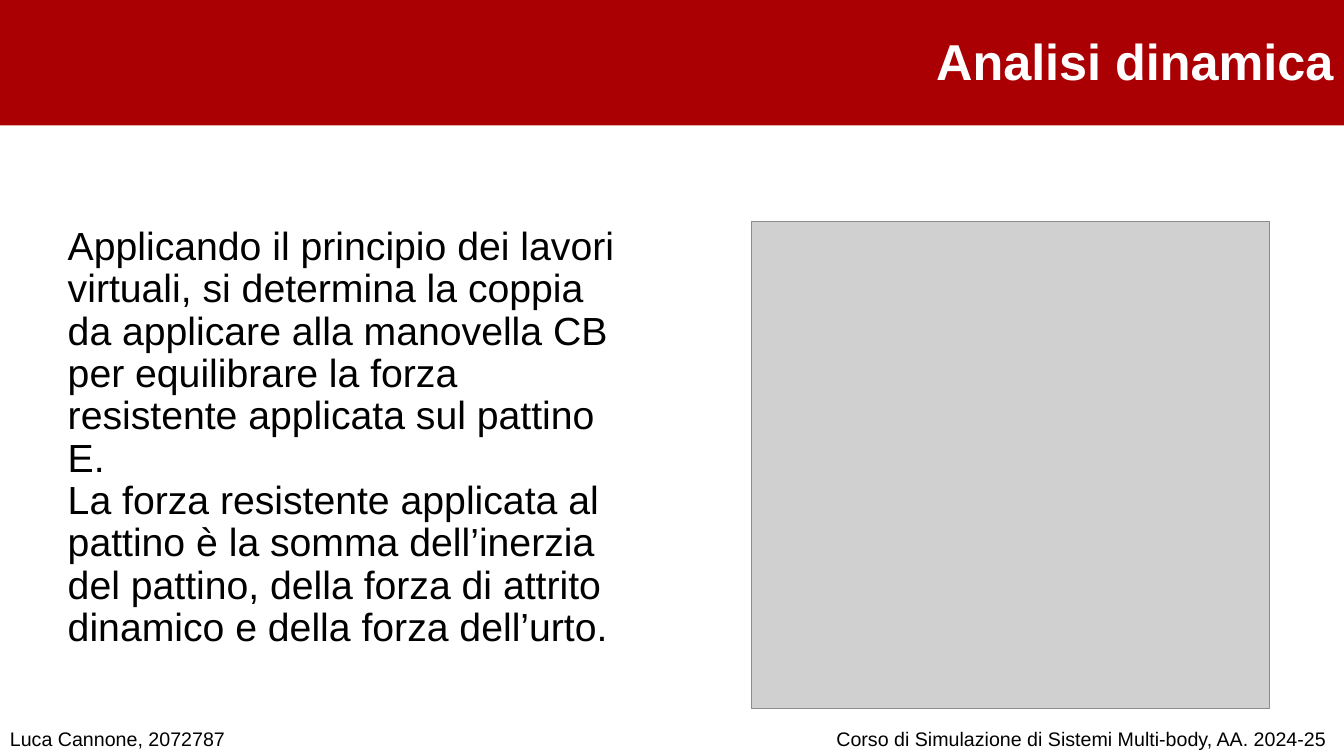
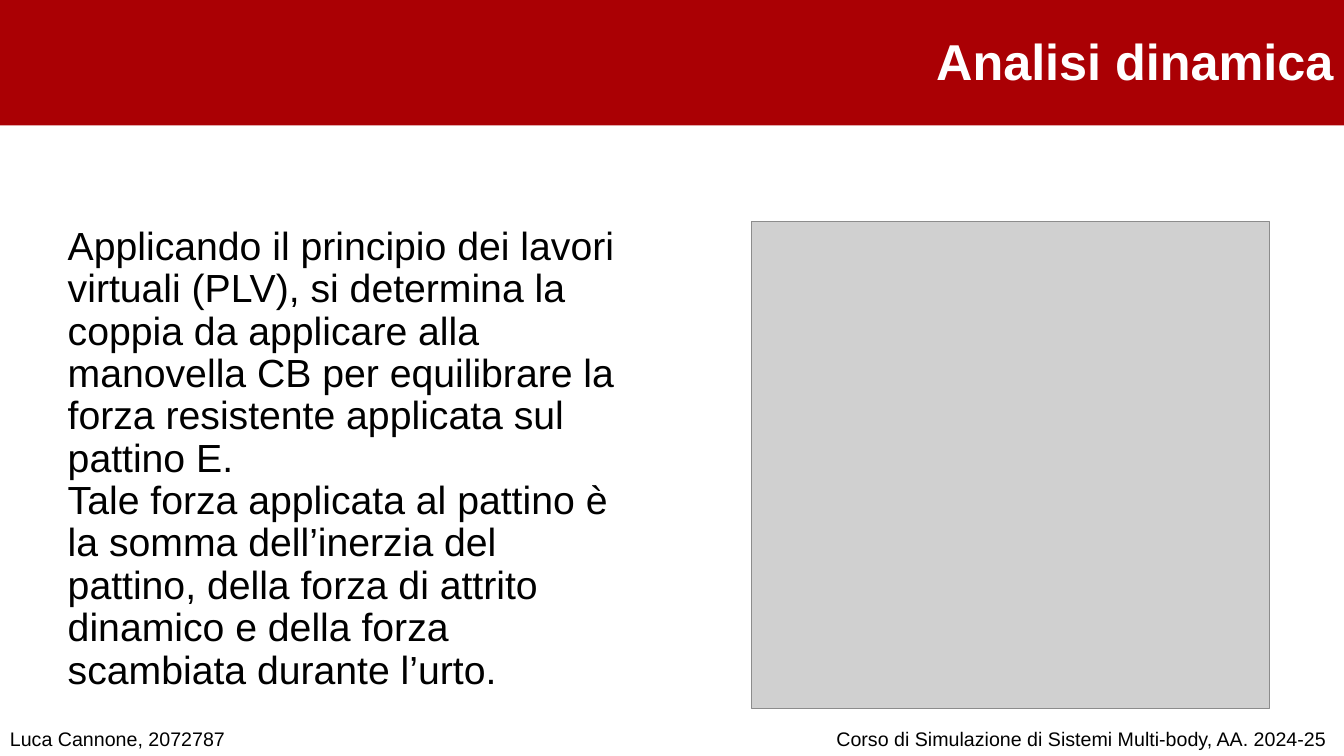
Before and after one commit to cannoneluca/Progetto_Simulazione_MultiBody, a slide deck: slide 8 of Presentazione .pptx. Drawn at 1344x756 pixels with LibreOffice and Linux fonts; fonts in the diff are those of the drawing; grey boxes stand for pictures; background and template pictures are left out. Boxes give left, top, right and bottom in pixels: in the first picture for what was removed or moved away, otherwise in the second. Text is boxed around its words. In the diff, an @@ line names an element or a change of style, - is before the commit and + after.

```diff
--- a/Presentazione .pptx
+++ b/Presentazione .pptx
@@ text at [68,231,614,685]: text changed @@
-Applicando il principio dei lavori virtuali, si determina la coppia da applicare alla manovella CB per equilibrare la forza resistente applicata sul pattino E.
-La forza resistente applicata al pattino è la somma dell’inerzia del pattino, della forza di attrito dinamico e della forza dell’urto.
+Applicando il principio dei lavori virtuali (PLV), si determina la coppia da applicare alla manovella CB per equilibrare la forza resistente applicata sul pattino E.
+Tale forza applicata al pattino è la somma dell’inerzia del pattino, della forza di attrito dinamico e della forza scambiata durante l’urto.
```
Also in this commit, not shown: 18 other slides changed, 1 slide added, 1 slide removed.
